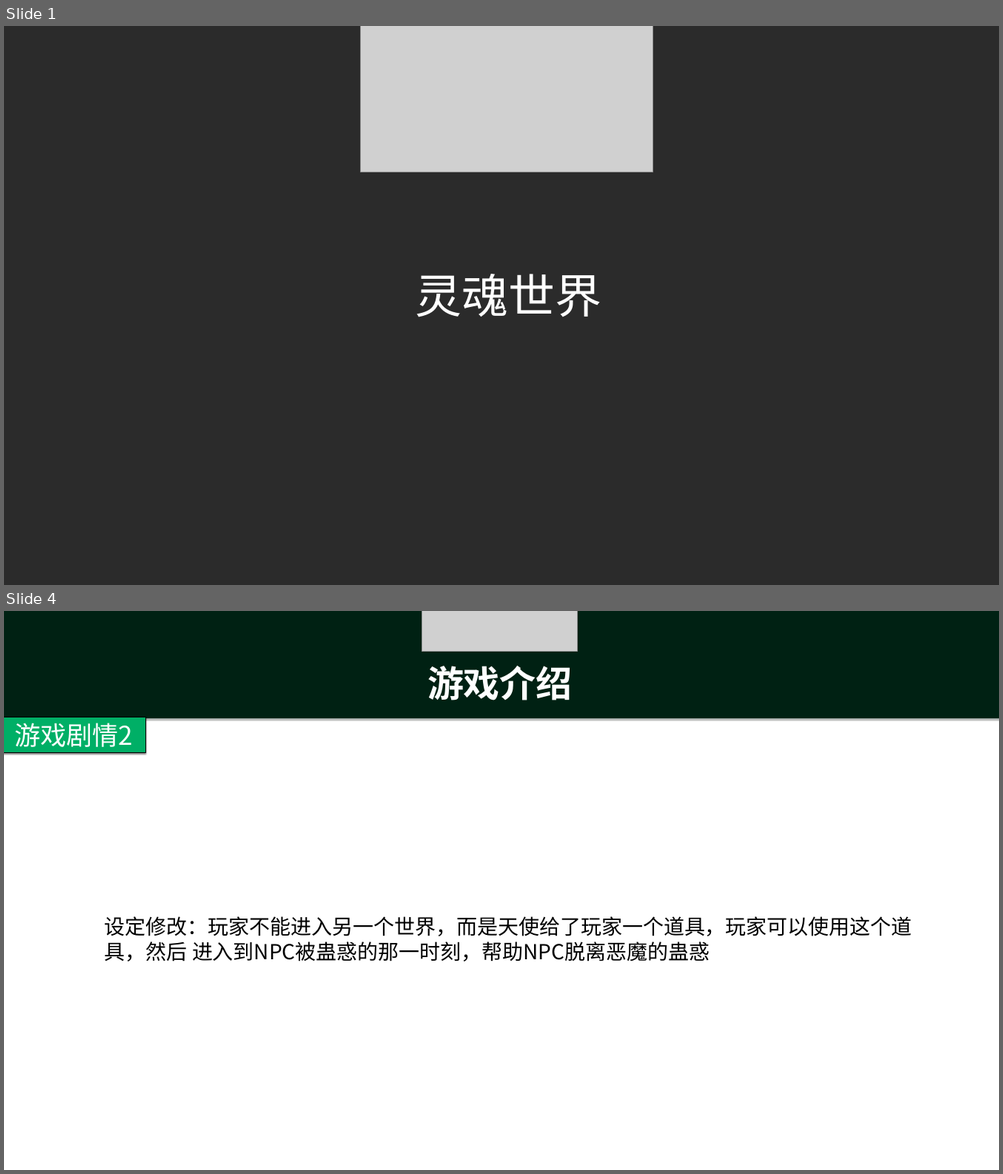
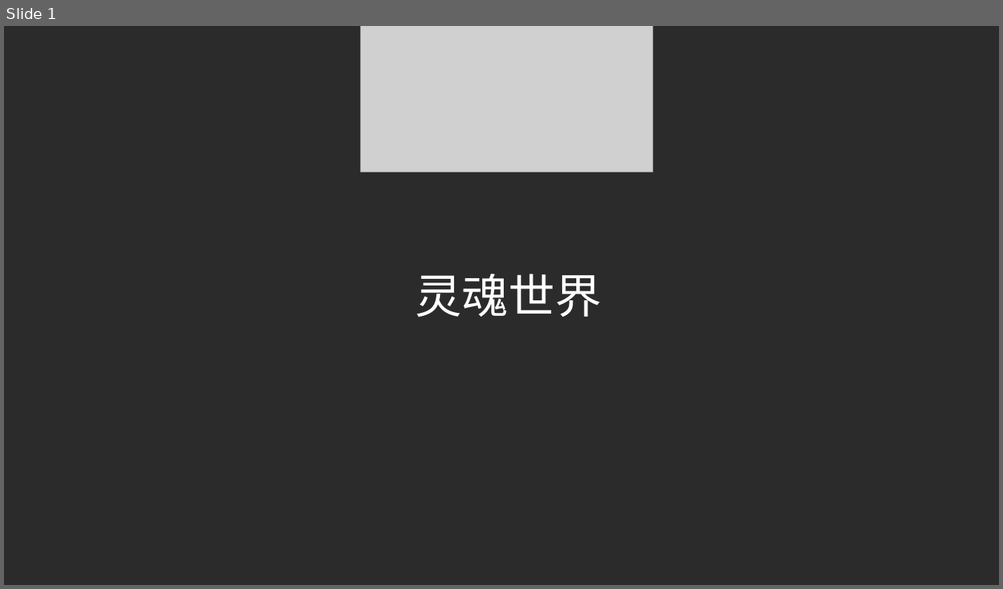
Before and after one commit to ThreePeopleGame/Death, a slide deck: Share/灵魂世界.pptx. Shown one above the other, each under a label of ours: slides 1 and 4 before the commit, slide 1 after it; the slides between them are not shown. The pictures are 1003x1174 and 1003x589 pixels, drawn with LibreOffice and Linux fonts; fonts in the diff are those of the drawing; grey boxes stand for pictures; background and template pictures are left out; a plain dark background stands for a picture behind light text. Boxes give left, top, right and bottom in pixels: in the first picture for what was removed or moved away, otherwise in the second. Text is boxed around its words. In the diff, an @@ line names an element or a change of style, - is before the commit and + after.

```diff
--- a/Share/灵魂世界.pptx
+++ b/Share/灵魂世界.pptx
@@ slide 4 removed at box(4, 611, 999, 1170), background #FFFFFF @@
@@ rectangle removed at box(4, 611, 999, 718) @@
@@ rectangle removed at box(4, 611, 999, 718) @@
@@ picture removed at box(421, 611, 577, 651) @@
@@ text removed at box(427, 666, 572, 701) @@
-游戏介绍
@@ rectangle removed at box(4, 717, 145, 752) @@
-游戏剧情2
@@ text removed at box(105, 917, 912, 962) @@
-设定修改：玩家不能进入另一个世界，而是天使给了玩家一个道具，玩家可以使用这个道具，然后 进入到NPC被蛊惑的那一时刻，帮助NPC脱离恶魔的蛊惑
```
Also in this commit, not shown: 2 slides changed, 1 slide added, 2 other slides removed, 2 other files.
